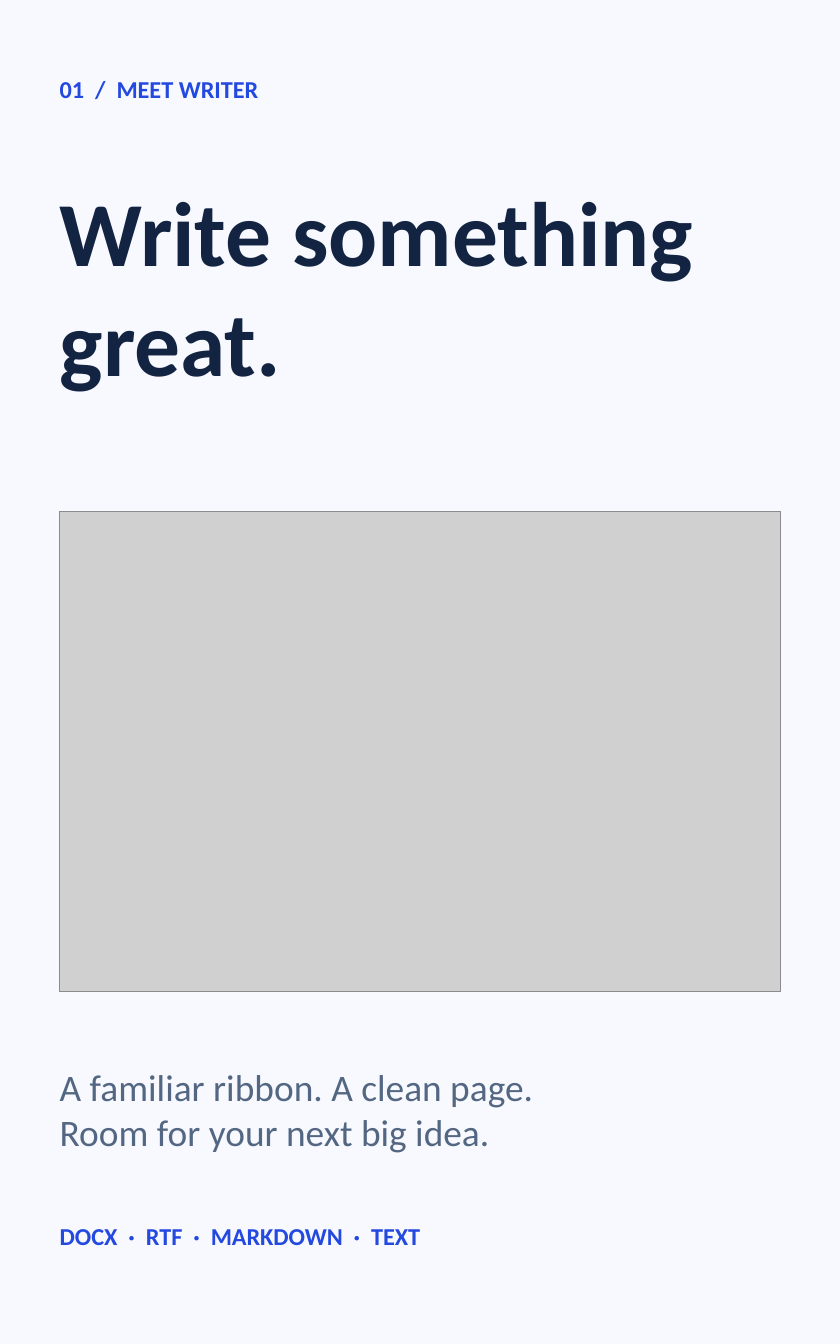
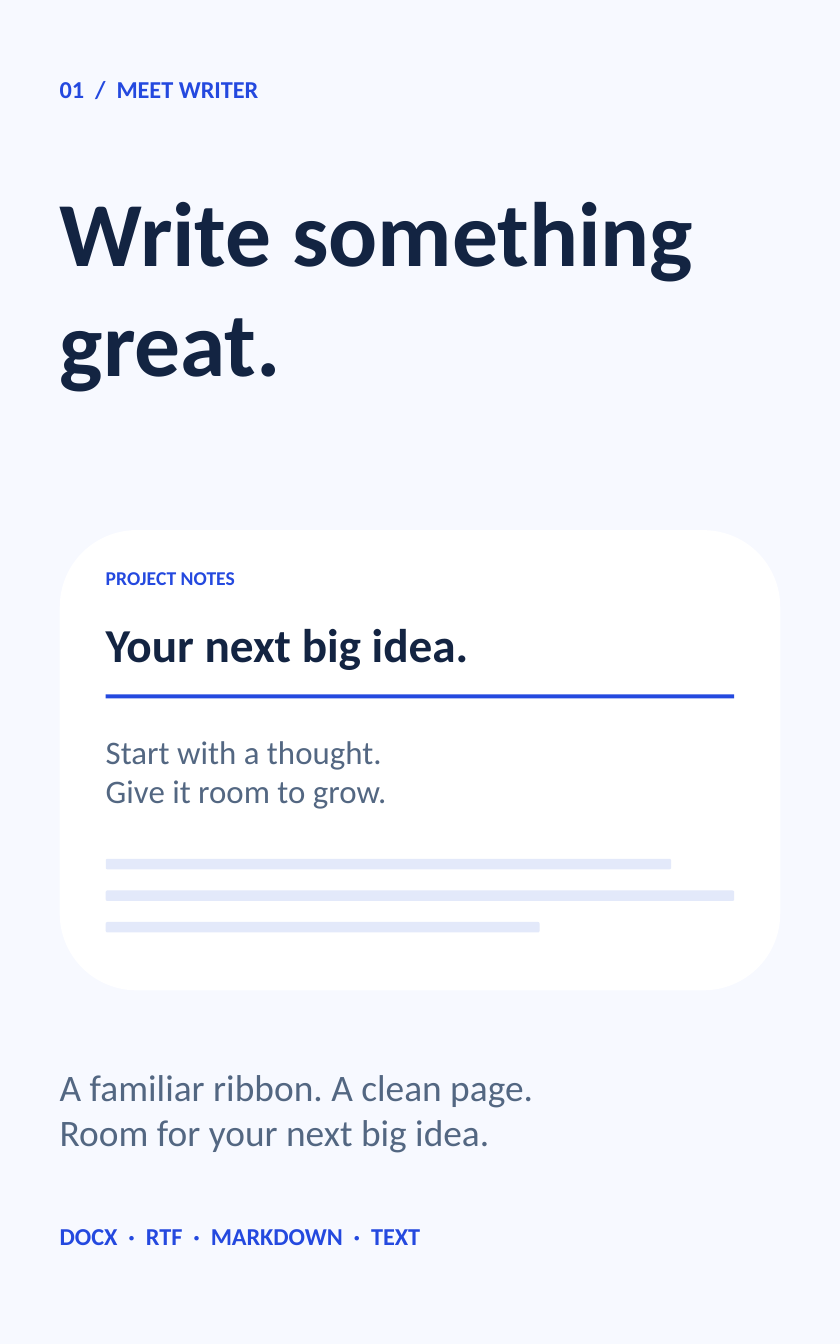
Before and after one commit to starling-build/openoffice, a slide deck: slide 2 of slides/landing-tall.pptx. Drawn at 840x1344 pixels with LibreOffice and Linux fonts; fonts in the diff are those of the drawing; grey boxes stand for pictures. Boxes give left, top, right and bottom in pixels: in the first picture for what was removed or moved away, otherwise in the second. Text is boxed around its words. In the diff, an @@ line names an element or a change of style, - is before the commit and + after.

```diff
--- a/slides/landing-tall.pptx
+++ b/slides/landing-tall.pptx
@@ picture removed at box(59, 512, 780, 992) @@
@@ rounded rectangle added at box(59, 530, 780, 989), fill #FFFFFF @@
@@ text added at box(106, 572, 235, 585), 10.6 pt, text #2449DF, bold @@
+PROJECT NOTES
@@ text added at box(106, 629, 469, 670), 25.4 pt, text #132442, bold @@
+Your next big idea.
@@ rectangle added at box(106, 695, 735, 699), fill #2449DF @@
@@ text added at box(106, 741, 386, 809), 17.6 pt, text #536782 @@
+Start with a thought.
+Give it room to grow.
@@ rounded rectangle added at box(106, 859, 672, 870), fill #E3E9FA @@
@@ rounded rectangle added at box(106, 890, 735, 900), fill #E3E9FA @@
@@ rounded rectangle added at box(106, 922, 540, 933), fill #E3E9FA @@
```
Also in this commit, not shown: 41 other files.
